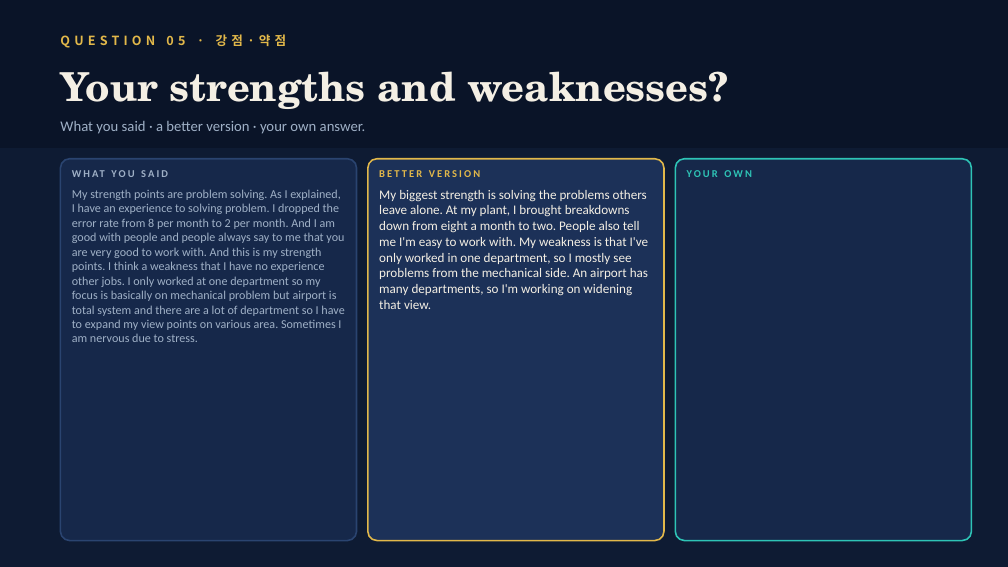
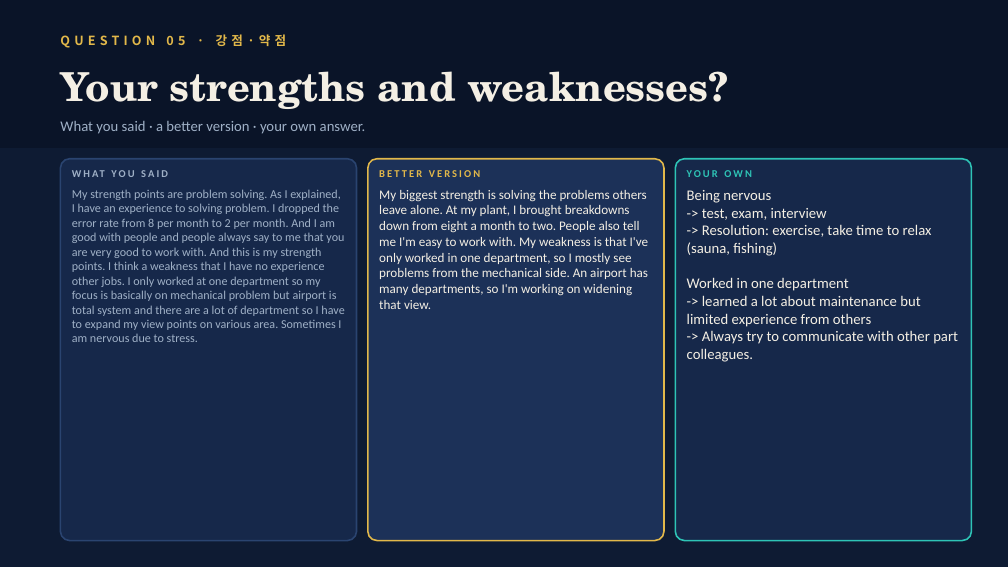
Before and after one commit to briankim-84/dea-m8q3, a slide deck: slide 7 of sanghyun-k3m7/Sanghyun_Class4_The_Full_Run.pptx. Drawn at 1008x567 pixels with LibreOffice and Linux fonts; fonts in the diff are those of the drawing. Boxes give left, top, right and bottom in pixels: in the first picture for what was removed or moved away, otherwise in the second. Text is boxed around its words. In the diff, an @@ line names an element or a change of style, - is before the commit and + after.

```diff
--- a/sanghyun-k3m7/Sanghyun_Class4_The_Full_Run.pptx
+++ b/sanghyun-k3m7/Sanghyun_Class4_The_Full_Run.pptx
@@ text added at (687,190,958,362), 14 pt, text #F4EFE4 @@
+Being nervous
+-> test, exam, interview
+-> Resolution: exercise, take time to relax (sauna, fishing)
+Worked in one department
+-> learned a lot about maintenance but limited experience from others
+-> Always try to communicate with other part colleagues.
```
Also in this commit, not shown: 17 other slides changed, 12 other files.
